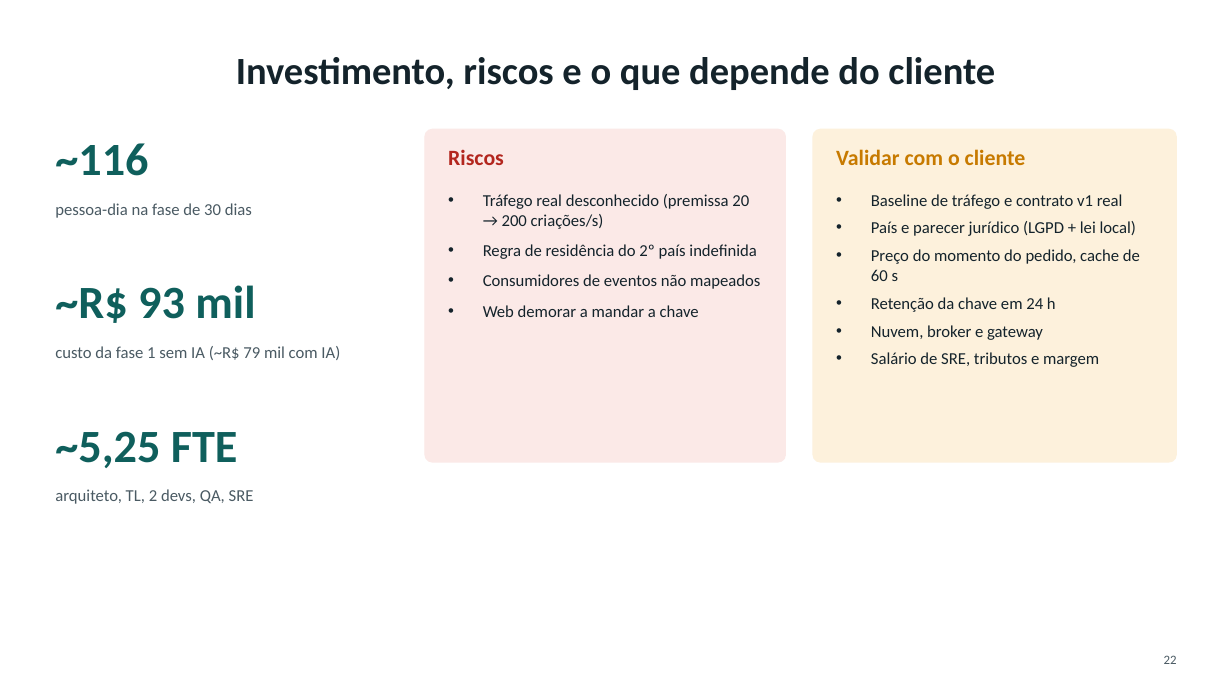
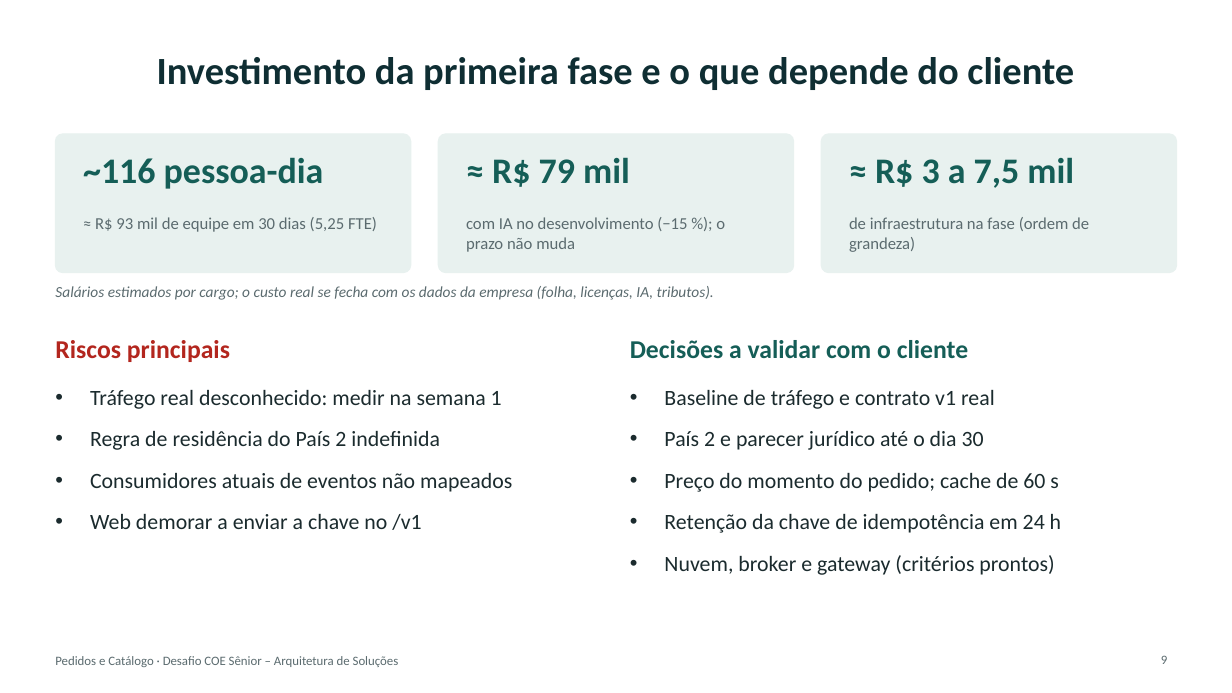
Before and after one commit to Derkoski/pedidos-catalogo, a slide deck: slide 9 of entregaveis/apresentacao.pptx (slide 22 before the commit). Drawn at 1232x693 pixels with LibreOffice and Linux fonts; fonts in the diff are those of the drawing. Boxes give left, top, right and bottom in pixels: in the first picture for what was removed or moved away, otherwise in the second. Text is boxed around its words. In the diff, an @@ line names an element or a change of style, - is before the commit and + after.

Commit message:
Estimativa com infraestrutura e apresentação curta
- Doc 10 e resumo executivo: infraestrutura em ordem de grandeza (preço de
  lista, premissas explícitas) no lugar de "a cotar"
- Salários declarados como estimativa do candidato por cargo; custo real
  depende dos dados da empresa
- Apresentação reduzida para 10 slides; documentação completa em PDF sai do
  repositório (gerada só com FULL=1)
- Uso de IA: registro da fase 8

```diff
--- a/entregaveis/apresentacao.pptx
+++ b/entregaveis/apresentacao.pptx
@@ title at [157,57,1074,90]: text changed; text colour #14232B to #0F2E33 @@
-Investimento, riscos e o que depende do cliente
+Investimento da primeira fase e o que depende do cliente
@@ rounded rectangle added at [55,134,410,273], fill #E8F1EF, outline #E8F1EF 1 pt @@
@@ rounded rectangle removed at [425,129,786,462] @@
@@ rounded rectangle added at [438,134,793,273], fill #E8F1EF, outline #E8F1EF 1 pt @@
@@ rounded rectangle removed at [813,129,1177,462] @@
@@ rounded rectangle added at [822,134,1177,273], fill #E8F1EF, outline #E8F1EF 1 pt @@
@@ text at [83,157,324,189]: text changed; size 36 to 28 pt; text colour #0F5F5C to #155E57 @@
-~116
+~116 pessoa-dia
@@ text at [492,157,630,187]: text changed; size 36 to 28 pt; text colour #0F5F5C to #155E57 @@
-~R$ 93 mil
+≈ R$ 79 mil
@@ text added at [875,157,1074,188], 28 pt, text #155E57, bold @@
+≈ R$ 3 a 7,5 mil
@@ text at [95,217,377,232]: text changed; text colour #4A5A63 to #5B6B6F @@
-pessoa-dia na fase de 30 dias
+≈ R$ 93 mil de equipe em 30 dias (5,25 FTE)
@@ text added at [466,217,725,252], 13 pt, text #5B6B6F @@
+com IA no desenvolvimento (−15 %); o prazo não muda
@@ text added at [849,217,1089,252], 13 pt, text #5B6B6F @@
+de infraestrutura na fase (ordem de grandeza)
@@ text added at [55,286,714,300], 12 pt, text #5B6B6F, italic @@
+Salários estimados por cargo; o custo real se fecha com os dados da empresa (folha, licenças, IA, tributos).
@@ text at [55,340,230,362]: text changed; size 17 to 20 pt @@
-Riscos
+Riscos principais
@@ text removed at [55,346,340,360] @@
-custo da fase 1 sem IA (~R$ 79 mil com IA)
@@ text at [630,340,968,358]: text changed; size 17 to 20 pt; text colour #C77A00 to #155E57 @@
-Validar com o cliente
+Decisões a validar com o cliente
@@ text "Baseline de tráfego e contrato ...": place and size @@
-text "Baseline de tráfego e contrato ..." at [871,194,1140,367]
+text "Baseline de tráfego e contrato ..." at [664,390,1061,575]
@@ text at [90,390,512,530]: text changed; size 13 to 17 pt; text colour #14232B to #1B2B2E @@
-• Tráfego real desconhecido (premissa 20 → 200 criações/s)
-• Regra de residência do 2º país indefinida
-• Consumidores de eventos não mapeados
-• Web demorar a mandar a chave
+• Tráfego real desconhecido: medir na semana 1
+• Regra de residência do País 2 indefinida
+• Consumidores atuais de eventos não mapeados
+• Web demorar a enviar a chave no /v1
@@ text at [664,390,995,409]: size 13 to 17 pt, text colour #14232B to #1B2B2E in "Baseline de tráfego e contrato v1 real"; more space between paragraphs @@
@@ text removed at [55,431,237,468] @@
-~5,25 FTE
@@ text at [664,431,1061,575]: text changed; size 13 to 17 pt; text colour #14232B to #1B2B2E @@
-• País e parecer jurídico (LGPD + lei local)
-• Preço do momento do pedido, cache de 60 s
-• Retenção da chave em 24 h
-• Nuvem, broker e gateway
-• Salário de SRE, tributos e margem
+• País 2 e parecer jurídico até o dia 30
+• Preço do momento do pedido; cache de 60 s
+• Retenção da chave de idempotência em 24 h
+• Nuvem, broker e gateway (critérios prontos)
@@ text removed at [55,489,254,504] @@
-arquiteto, TL, 2 devs, QA, SRE
@@ text added at [55,656,399,667], 10 pt, text #5B6B6F @@
+Pedidos e Catálogo · Desafio COE Sênior – Arquitetura de Soluções
@@ page number added at [1161,655,1167,664], 10 pt, text #5B6B6F @@
+9
@@ page number removed at [1164,655,1177,664] @@
-22
```
Also in this commit, not shown: 5 other slides changed, 4 slides added, 17 slides removed, 11 other files.
